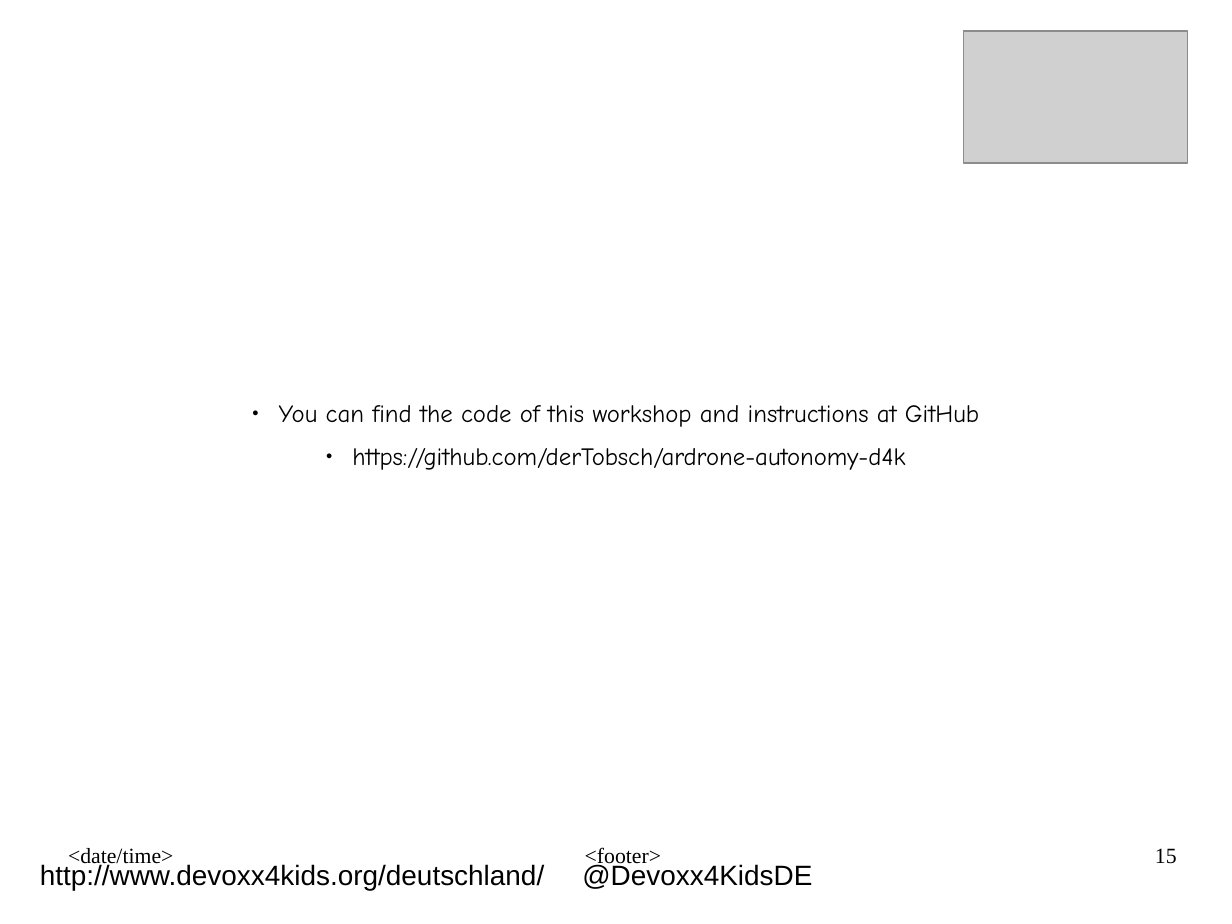
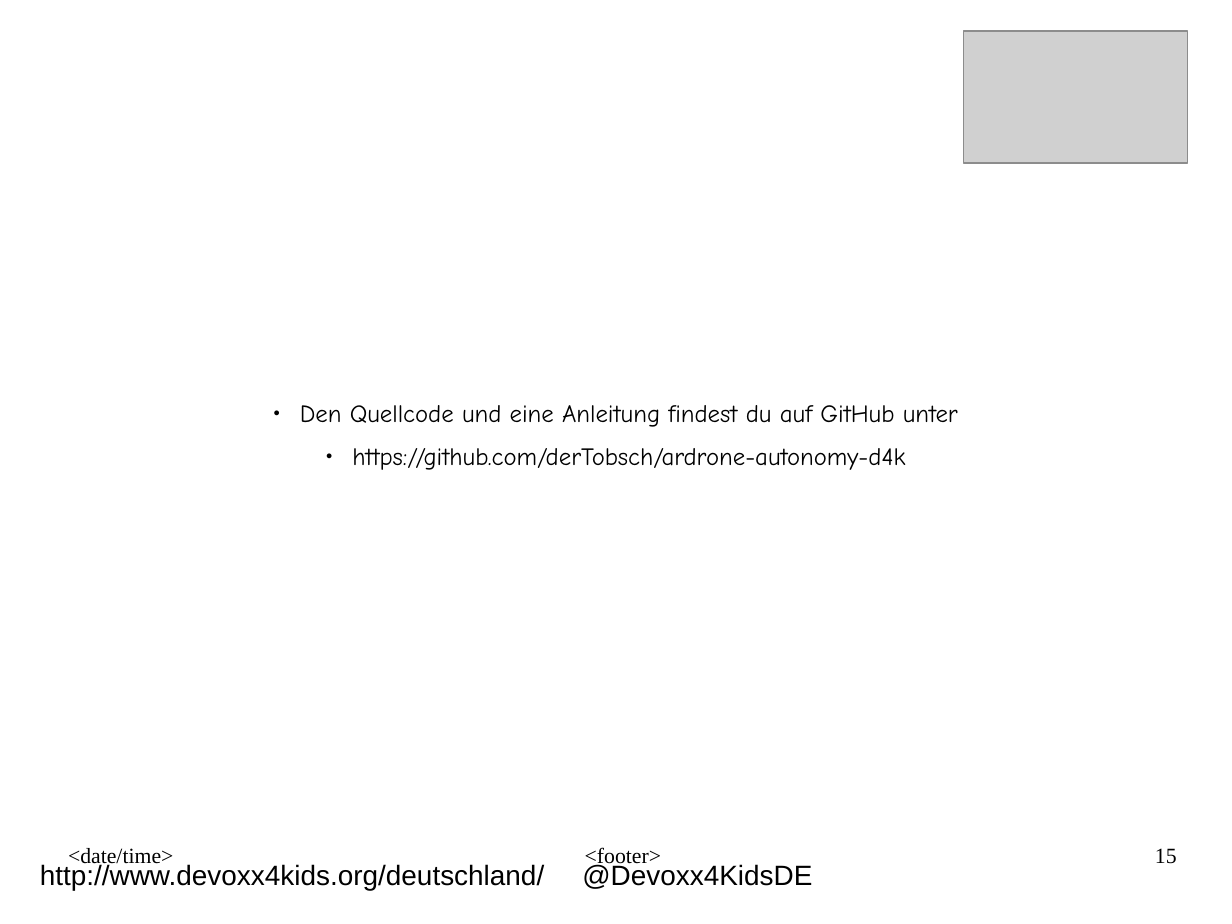
Before and after one commit to derTobsch/ardrone-autonomy-d4k, a slide deck: slide 15 of presentation/quadcopter4kids_v8_ger.odp. Drawn at 1232x924 pixels with LibreOffice and Linux fonts; fonts in the diff are those of the drawing; grey boxes stand for pictures; background and template pictures are left out. Boxes give left, top, right and bottom in pixels: in the first picture for what was removed or moved away, otherwise in the second. Text is boxed around its words. In the diff, an @@ line names an element or a change of style, - is before the commit and + after.

Commit message:
fix small typos

```diff
--- a/presentation/quadcopter4kids_v8_ger.odp
+++ b/presentation/quadcopter4kids_v8_ger.odp
@@ text at (300, 405, 958, 427): text changed @@
-● You can find the code of this workshop and instructions at GitHub
+● Den Quellcode und eine Anleitung findest du auf GitHub unter
```
Also in this commit, not shown: 1 other slide changed.
